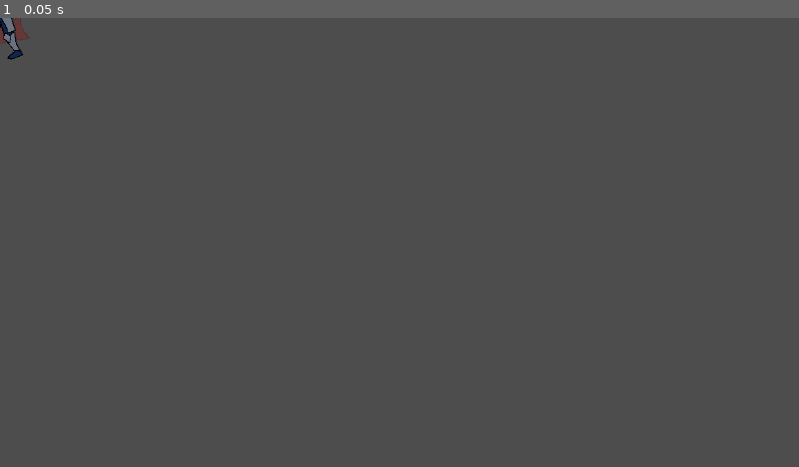
Above: before the commit, frame 1.
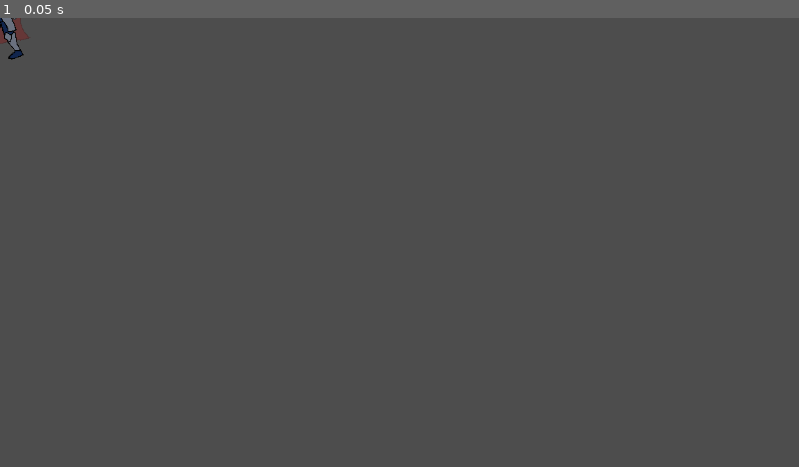
Above: after the commit, the same moment.

Repository: hk93029/Shields-And-Swords
Game: Godot game, scene res://world.tscn
Two runs of this game, one before a commit and one after it. Both use one fixed random seed, a clock stepped at 60 frames per second and the inputs below. The project has no main scene, so this scene is started directly.
Inputs:
- Up to frame 1 (0.05 s): no input

The runs differ from the first frame. In frame 1, less than 0.1% of the frame differs, in the area x 0-4%, y 0-10%.

Commit message:
feat(skeleton): adding knematics to player's skeleton

Diff:
--- a/world.tscn
+++ b/world.tscn
@@ -1,9 +1,43 @@
-[gd_scene load_steps=5 format=3 uid="uid://db2kklsy85vnm"]
+[gd_scene load_steps=10 format=3 uid="uid://db2kklsy85vnm"]
 
 [ext_resource type="Texture2D" uid="uid://dpee1i6eiar8b" path="res://player_complete_reference.png" id="1_qmg7m"]
 [ext_resource type="Texture2D" uid="uid://dm86aivqnpnbj" path="res://sword.png" id="2_0b8cp"]
 [ext_resource type="Texture2D" uid="uid://cdt0j1lfk74mc" path="res://player_sprite.png" id="2_mgsak"]
 [ext_resource type="Texture2D" uid="uid://esyfmi4okvjp" path="res://shield.png" id="4_1y2lf"]
+
+[sub_resource type="SkeletonModification2DTwoBoneIK" id="SkeletonModification2DTwoBoneIK_rmuhn"]
+target_nodepath = NodePath("TargetsFeets/TargetFeetR")
+flip_bend_direction = true
+joint_one_bone_idx = 10
+joint_one_bone2d_node = NodePath("Hip/ThighR")
+joint_two_bone_idx = 11
+joint_two_bone2d_node = NodePath("Hip/ThighR/LegR")
+
+[sub_resource type="SkeletonModification2DTwoBoneIK" id="SkeletonModification2DTwoBoneIK_p5inx"]
+target_nodepath = NodePath("TargetsFeets/TargetFeetL")
+flip_bend_direction = true
+joint_one_bone_idx = 7
+joint_one_bone2d_node = NodePath("Hip/ThighL")
+joint_two_bone_idx = 8
+joint_two_bone2d_node = NodePath("Hip/ThighL/LegL")
+
+[sub_resource type="SkeletonModification2DLookAt" id="SkeletonModification2DLookAt_at1my"]
+bone_index = 12
+bone2d_node = NodePath("Hip/ThighR/LegR/FeetR")
+target_nodepath = NodePath("TargetsFeets/TargetFeetR/TargetPointFeetR")
+
+[sub_resource type="SkeletonModification2DLookAt" id="SkeletonModification2DLookAt_d4upl"]
+bone_index = 9
+bone2d_node = NodePath("Hip/ThighL/LegL/FeetL")
+target_nodepath = NodePath("TargetsFeets/TargetFeetL/TargetPointFeetL")
+
+[sub_resource type="SkeletonModificationStack2D" id="SkeletonModificationStack2D_b7k2w"]
+enabled = true
+modification_count = 4
+modifications/0 = SubResource("SkeletonModification2DTwoBoneIK_rmuhn")
+modifications/1 = SubResource("SkeletonModification2DTwoBoneIK_p5inx")
+modifications/2 = SubResource("SkeletonModification2DLookAt_at1my")
+modifications/3 = SubResource("SkeletonModification2DLookAt_d4upl")
 
 [node name="World" type="Node2D"]
 
@@ -237,6 +271,7 @@
 bones = ["Hip", PackedFloat32Array(0, 0, 0, 0), "Hip/ArmL", PackedFloat32Array(0, 0, 0, 0), "Hip/ArmL/ForearmL", Packed …(977 unchanged characters)…
 
 [node name="Skeleton2D" type="Skeleton2D" parent="Sprite"]
+modification_stack = SubResource("SkeletonModificationStack2D_b7k2w")
 
 [node name="Hip" type="Bone2D" parent="Sprite/Skeleton2D"]
 rest = Transform2D(1, 0, 0, 1, 0, 0)
@@ -251,9 +286,10 @@
 
 [node name="HandL" type="Bone2D" parent="Sprite/Skeleton2D/Hip/ArmL/ForearmL"]
 position = Vector2(-8.92408, -0.0563793)
-rotation = -3.11472
-scale = Vector2(1, 1)
-rest = Transform2D(-0.999639, -0.0268743, 0.0268743, -0.999639, -8.92408, -0.0563793)
+rest = Transform2D(1, 0, 0, 1, -8.92408, -0.0563793)
+auto_calculate_length_and_angle = false
+length = 16.0
+bone_angle = -175.385
 
 [node name="ArmR" type="Bone2D" parent="Sprite/Skeleton2D/Hip"]
 position = Vector2(-13.6276, -32.5266)
@@ -265,35 +301,46 @@
 
 [node name="HandR" type="Bone2D" parent="Sprite/Skeleton2D/Hip/ArmR/ForearmR"]
 position = Vector2(-12.9382, 7.05693)
-rotation = 2.77216
-rest = Transform2D(-0.932533, 0.361086, -0.361086, -0.932533, -12.9382, 7.05693)
+rest = Transform2D(1, 0, 0, 1, -12.9382, 7.05693)
+auto_calculate_length_and_angle = false
+length = 16.0
+bone_angle = -203.077
 
 [node name="ThighL" type="Bone2D" parent="Sprite/Skeleton2D/Hip"]
 position = Vector2(6.96354, 0.668175)
 rest = Transform2D(1, 0, 0, 1, 6.96354, 0.668175)
+metadata/_local_pose_override_enabled_ = true
 
 [node name="LegL" type="Bone2D" parent="Sprite/Skeleton2D/Hip/ThighL"]
 position = Vector2(3.18919, 27.3548)
 rest = Transform2D(1, 0, 0, 1, 3.18919, 27.3548)
+metadata/_local_pose_override_enabled_ = true
 
 [node name="FeetL" type="Bone2D" parent="Sprite/Skeleton2D/Hip/ThighL/LegL"]
 position = Vector2(16.9723, 22.906)
-rotation = 2.71507
-rest = Transform2D(-0.910409, 0.41371, -0.41371, -0.910409, 16.9723, 22.906)
+rest = Transform2D(1, 0, 0, 1, 16.9723, 22.906)
+auto_calculate_length_and_angle = false
+length = 16.0
+bone_angle = 156.923
+metadata/_local_pose_override_enabled_ = true
 
 [node name="ThighR" type="Bone2D" parent="Sprite/Skeleton2D/Hip"]
 position = Vector2(-4.70424, 0.420632)
 rest = Transform2D(1, 0, 0, 1, -4.70424, 0.420632)
+metadata/_local_pose_override_enabled_ = true
 
 [node name="LegR" type="Bone2D" parent="Sprite/Skeleton2D/Hip/ThighR"]
 position = Vector2(-11.3393, 25.1197)
 rest = Transform2D(1, 0, 0, 1, -11.3393, 25.1197)
+metadata/_local_pose_override_enabled_ = true
 
 [node name="FeetR" type="Bone2D" parent="Sprite/Skeleton2D/Hip/ThighR/LegR"]
 position = Vector2(6.51951, 24.6459)
-rotation = 2.79785
-scale = Vector2(1, 1)
-rest = Transform2D(-0.941501, 0.337011, -0.337011, -0.941501, 6.51951, 24.6459)
+rest = Transform2D(1, 0, 0, 1, 6.51951, 24.6459)
+auto_calculate_length_and_angle = false
+length = 16.0
+bone_angle = 156.923
+metadata/_local_pose_override_enabled_ = true
 
 [node name="Head" type="Bone2D" parent="Sprite/Skeleton2D/Hip"]
 position = Vector2(0, -40.7955)
@@ -319,4 +366,18 @@
 [node name="PlumeBone5" type="Bone2D" parent="Sprite/Skeleton2D/Hip/Head/PlumeBone1/PulmeBone2/PulmeBone3/PulmeBone4"]
 position = Vector2(10.139, 0.062693)
 rotation = 0.426852
-rest = Transform2D(0.910273, 0.414007, -0.414007, 0.910273, 10.139, 0.062693)
+rest = Transform2D(0.910274, 0.414007, -0.414007, 0.910274, 10.139, 0.062693)
+
+[node name="TargetsFeets" type="Node2D" parent="Sprite/Skeleton2D"]
+
+[node name="TargetFeetR" type="Marker2D" parent="Sprite/Skeleton2D/TargetsFeets"]
+position = Vector2(-9.5243, 50.1928)
+
+[node name="TargetPointFeetR" type="Marker2D" parent="Sprite/Skeleton2D/TargetsFeets/TargetFeetR"]
+position = Vector2(-14.7061, 6.27063)
+
+[node name="TargetFeetL" type="Marker2D" parent="Sprite/Skeleton2D/TargetsFeets"]
+position = Vector2(27.1295, 50.9358)
+
+[node name="TargetPointFeetL" type="Marker2D" parent="Sprite/Skeleton2D/TargetsFeets/TargetFeetL"]
+position = Vector2(-14.7249, 6.27496)
